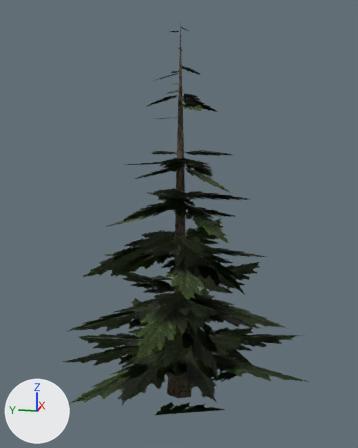
Renders of the glTF model assets/trees/pine.glb from each side of a commit.
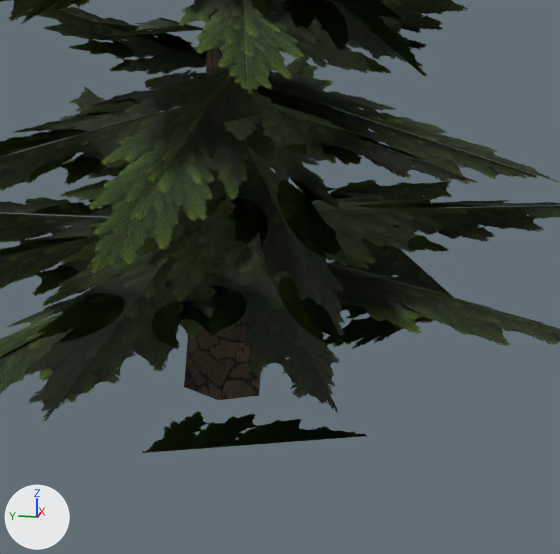
There are two pictures of each version: one whole from a camera (50 mm lens) standing at (-7.37, -1.45, 4.73) and looking at (-0.02, 0.02, 2.89), one close up on the part from 30% to 80% of the width and 60% to 100% of the height. Lighting does not change. The marker at lower left points along +X, +Y and +Z. The first two pictures are the older version. Vertices at exactly the same position are counted once.

In view in the first close-up: 'pine_foliage', 'pine_trunk'.
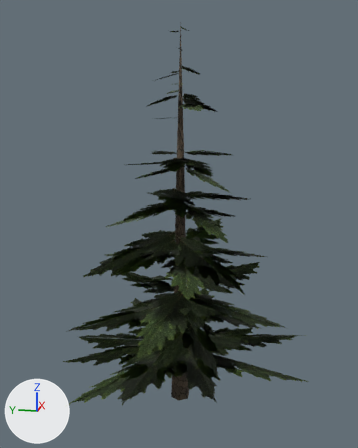
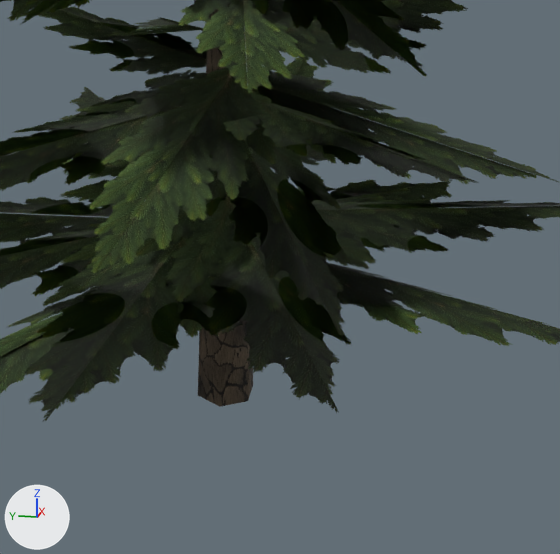
Scene script edits in JSON lines:
```json
{"block": "me_pine_foliage", "where": "# used by ob_pine_foliage; location = (0.0, 0.0, 0.0)"}
{"op": "remove", "block": "me_pine_foliage", "code": "me_pine_foliage.from_pydata(...)  # 336 vertices, 168 faces; spans x -2.26..2.21, y -2.18..2.21, z 0.01..5.78"}
{"op": "add", "block": "me_pine_foliage", "code": "me_pine_foliage.from_pydata(...)  # 336 vertices, 168 faces; spans x -2.26..2.21, y -2.18..2.21, z 0.32..5.78"}
{"block": "me_pine_foliage", "change": "me_pine_foliage part 1"}
{"op": "set", "path": "me_pine_foliage.vertices[128].co", "old": "(-0.47, 0.43, 0.01)", "new": "(-0.08, 0.4, 1.63)"}
{"op": "set", "path": "me_pine_foliage.vertices[129].co", "old": "(-0.11, -0.66, 0.01)", "new": "(1.59, 0.43, 0.95)"}
{"op": "set", "path": "me_pine_foliage.vertices[130].co", "old": "(-0.79, -0.89, 0.26)", "new": "(1.59, -0.06, 1.02)"}
{"op": "set", "path": "me_pine_foliage.vertices[131].co", "old": "(-1.15, 0.21, 0.26)", "new": "(-0.07, -0.1, 1.7)"}
{"op": "set", "path": "me_pine_foliage.vertices[152].co", "old": "(-0.18, -0.6, 0.01)", "new": "(-0.35, -0.03, 1.57)"}
{"op": "set", "path": "me_pine_foliage.vertices[153].co", "old": "(0.98, 0.19, 0.01)", "new": "(-0.47, 1.41, 0.91)"}
{"op": "set", "path": "me_pine_foliage.vertices[154].co", "old": "(1.46, -0.51, 0.34)", "new": "(-0.07, 1.48, 1.05)"}
{"op": "set", "path": "me_pine_foliage.vertices[155].co", "old": "(0.3, -1.3, 0.34)", "new": "(0.05, 0.05, 1.72)"}
{"block": "me_pine_trunk", "where": "# used by ob_pine_trunk; location = (0.0, 0.0, 0.0)"}
{"op": "remove", "block": "me_pine_trunk", "code": "me_pine_trunk.from_pydata(...)  # 22 vertices, 30 faces; spans x -0.2..0.24, y -0.21..0.21, z -0.03..5.85"}
{"op": "add", "block": "me_pine_trunk", "code": "me_pine_trunk.from_pydata(...)  # 22 vertices, 30 faces; spans x -0.16..0.16, y -0.14..0.14, z -0.1..5.85"}
{"block": "me_pine_trunk", "change": "me_pine_trunk part 2"}
{"op": "set", "path": "me_pine_trunk.vertices[0].co", "old": "(0.24, 0.0, -0.03)", "new": "(0.16, 0.0, -0.1)"}
{"op": "set", "path": "me_pine_trunk.vertices[1].co", "old": "(0.1, 0.18, -0.03)", "new": "(0.08, 0.14, -0.1)"}
{"op": "set", "path": "me_pine_trunk.vertices[2].co", "old": "(-0.12, 0.21, -0.03)", "new": "(-0.08, 0.14, -0.1)", "note": "pixel (184, 386) -> pixel (197, 395)"}
{"op": "set", "path": "me_pine_trunk.vertices[3].co", "old": "(-0.2, 0.0, -0.03)", "new": "(-0.16, 0.0, -0.1)", "note": "pixel (218, 400) -> pixel (219, 406)"}
{"op": "set", "path": "me_pine_trunk.vertices[4].co", "old": "(-0.12, -0.21, -0.03)", "new": "(-0.08, -0.14, -0.1)", "note": "pixel (259, 395) -> pixel (248, 401)"}
{"op": "set", "path": "me_pine_trunk.vertices[5].co", "old": "(0.1, -0.18, -0.03)", "new": "(0.08, -0.14, -0.1)", "note": "pixel (260, 372) -> pixel (253, 384)"}
{"op": "set", "path": "me_pine_trunk.vertices[6].co", "old": "(0.24, 0.0, -0.03)", "new": "(0.16, 0.0, -0.1)"}
```

Where the change shows, as pixel boxes (x1, y1, x2, y2) in the close-ups (560 x 554 px; the box of a moved part takes in the faces that stretch with it):
```json
{"object": "pine_foliage", "change": "reshaped", "before": [0, 0, 560, 453], "after": [0, 0, 560, 422]}
{"object": "pine_trunk", "change": "reshaped", "before": [184, 2, 261, 400], "after": [198, 2, 253, 407], "on screen": "28% narrower"}
{"part": 1, "of": "me_pine_foliage", "change": "moved or reshaped", "before": [142, 246, 454, 453], "after": [16, 88, 254, 173], "on screen": "mostly hidden afterwards"}
{"part": 2, "of": "me_pine_trunk", "change": "moved or reshaped", "before": [184, 329, 261, 400], "after": [198, 329, 253, 407]}
```
